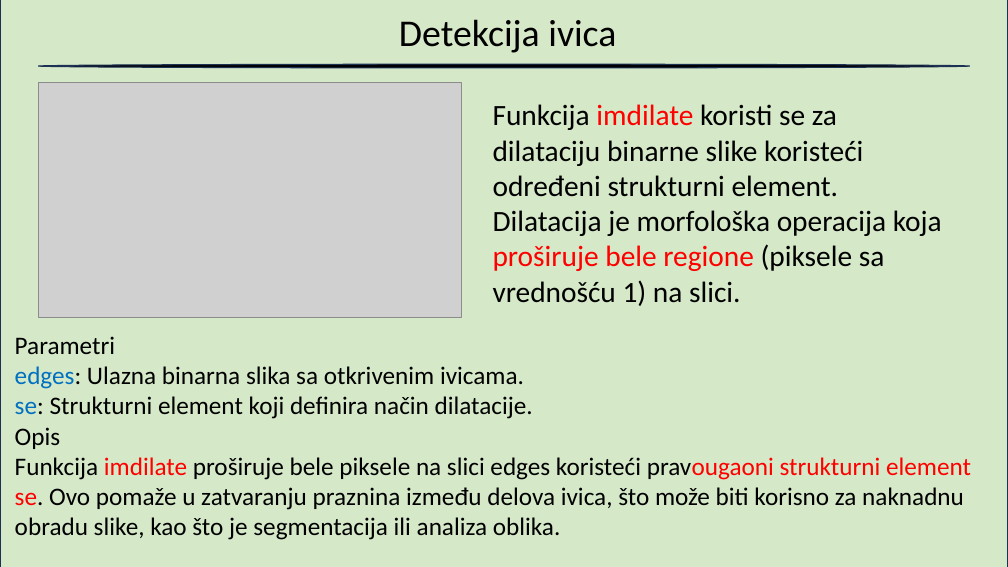
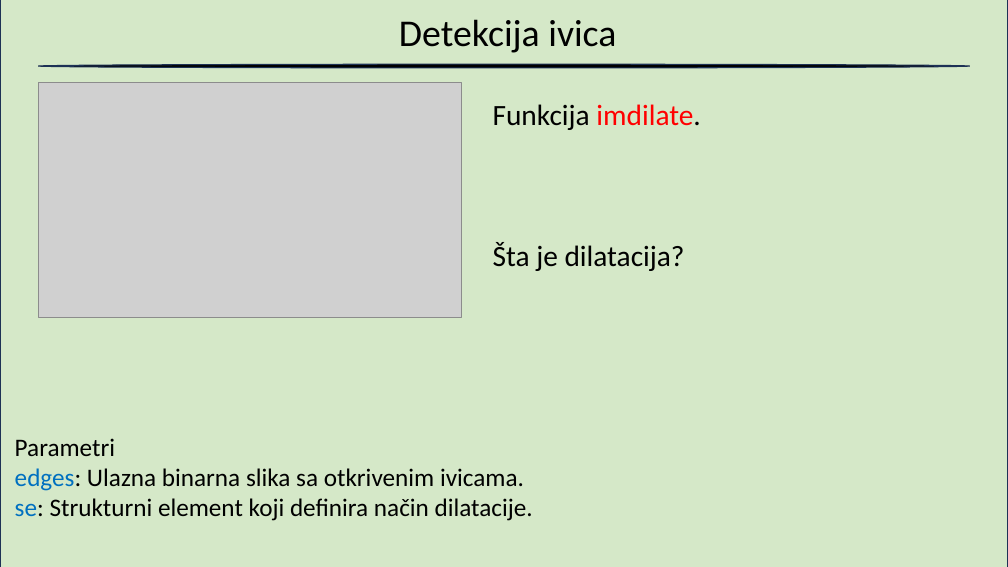
Before and after one commit to blizanac76/RegistrationNumberRecognition, a slide deck: slide 12 of Prepoznavanje.pptx. Drawn at 1008x567 pixels with LibreOffice and Linux fonts; fonts in the diff are those of the drawing; grey boxes stand for pictures. Boxes give left, top, right and bottom in pixels: in the first picture for what was removed or moved away, otherwise in the second. Text is boxed around its words. In the diff, an @@ line names an element or a change of style, - is before the commit and + after.

```diff
--- a/Prepoznavanje.pptx
+++ b/Prepoznavanje.pptx
@@ text at box(493, 104, 700, 271): text changed @@
-Funkcija imdilate koristi se za dilataciju binarne slike koristeći određeni strukturni element. Dilatacija je morfološka operacija koja proširuje bele regione (piksele sa vrednošću 1) na slici.
+Funkcija imdilate.
+Šta je dilatacija?
@@ text "Parametri": place and size @@
-text "Parametri" at box(15, 336, 971, 540)
+text "Parametri" at box(15, 438, 533, 521)
@@ text at box(15, 427, 971, 540): paragraphs removed @@
-Opis
-Funkcija imdilate proširuje bele piksele na slici edges koristeći pravougaoni strukturni element se. Ovo pomaže u zatvaranju praznina između delova ivica, što može biti korisno za naknadnu obradu slike, kao što je segmentacija ili analiza oblika.
```
Also in this commit, not shown: 11 other slides changed, 1 slide removed.
